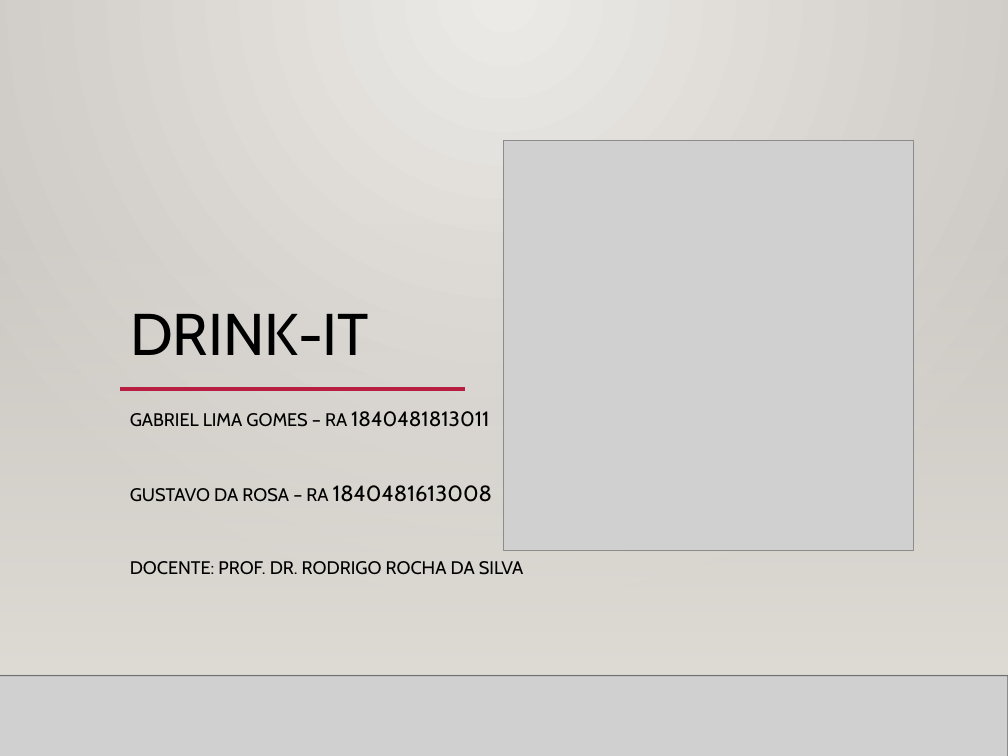
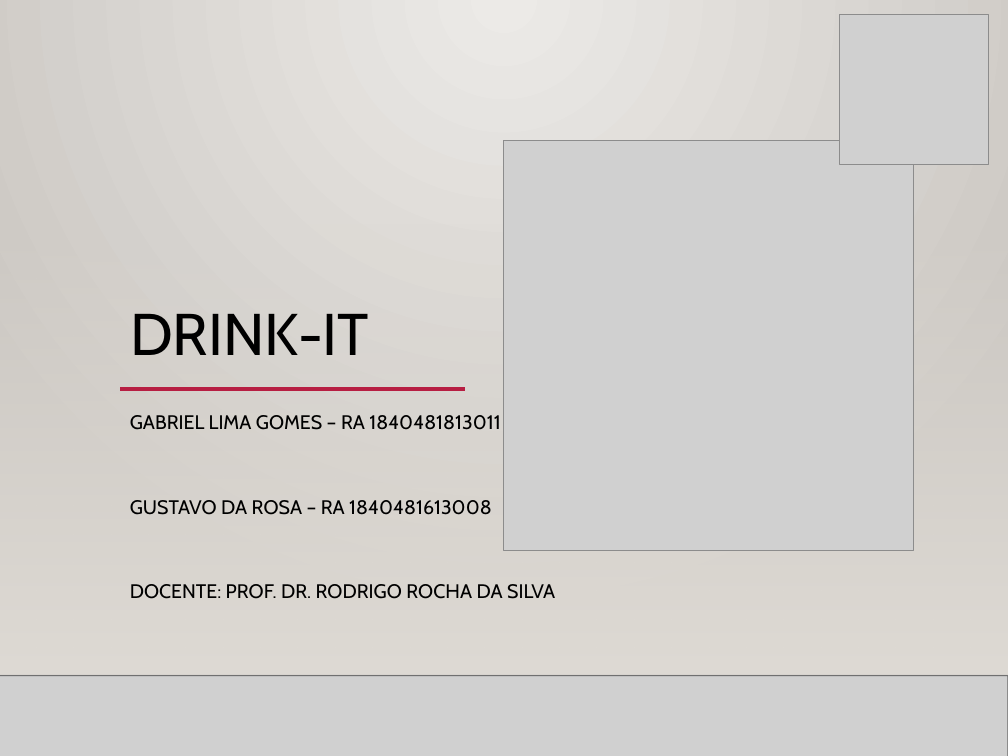
Before and after one commit to gabriellima09/DrinkIt, a slide deck: slide 1 of DrinkIt.WebApp/Artifacts/Apresentação TG - Drink-IT - Gabriel Lima - Gustavo da Rosa.pptx. Drawn at 1008x756 pixels with LibreOffice and Linux fonts; fonts in the diff are those of the drawing; grey boxes stand for pictures; background and template pictures are left out. Boxes give left, top, right and bottom in pixels: in the first picture for what was removed or moved away, otherwise in the second. Text is boxed around its words. In the diff, an @@ line names an element or a change of style, - is before the commit and + after.

```diff
--- a/DrinkIt.WebApp/Artifacts/Apresentação TG - Drink-IT - Gabriel Lima - Gustavo da Rosa.pptx
+++ b/DrinkIt.WebApp/Artifacts/Apresentação TG - Drink-IT - Gabriel Lima - Gustavo da Rosa.pptx
@@ picture added at (x1=840, y1=15, x2=989, y2=164) @@
@@ subtitle "GABRIEL LIMA GOMES – RA ..." at (x1=130, y1=415, x2=555, y2=599): size 12.9 to 14 pt in "GABRIEL LIMA GOMES – RA", "GUSTAVO DA ROSA – RA", "DOCENTE: PROF. DR. RODRIGO ROCHA DA SILVA"; size 14.8 to 14 pt in "1840481813011"; size 15.7 to 14 pt in "1840481613008"; line spacing 0.8 to 1; line spacing 1 to 1.2 @@
```
Also in this commit, not shown: 4 other slides changed, 14 slides added, 5 other files.
